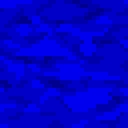
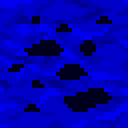
Two versions of the same layered image (128 x 128). Layer-by-layer changes:
painted on "mer" over [8, 16, 112, 112]
